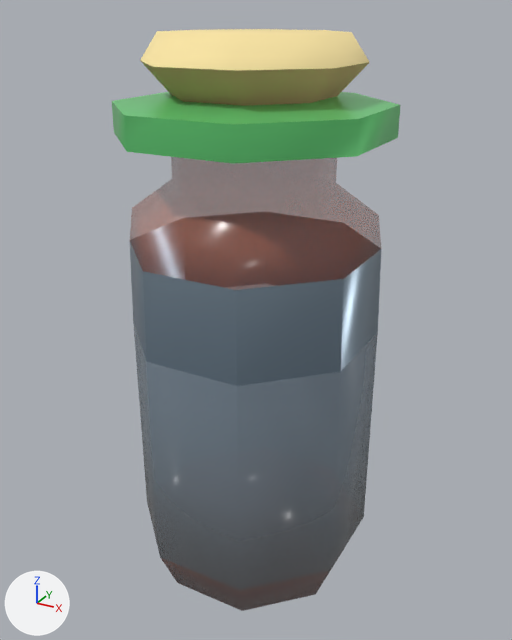
An edit to the glTF model asset-studio/catalogs/items/potions/potion_small_lime/potion_small_lime.glb, drawn before and after from the same camera.
The view is the same before and after, from a 50 mm lens placed at (0.294, -0.529, 0.557), pointed at (-0.002, 0.008, 0.288). Arrows for +X, +Y and +Z are at lower left; the lights stay in place. The picture after the commit comes second. Vertices at exactly the same position are counted once.

Names of what the first picture shows: 'Item'.
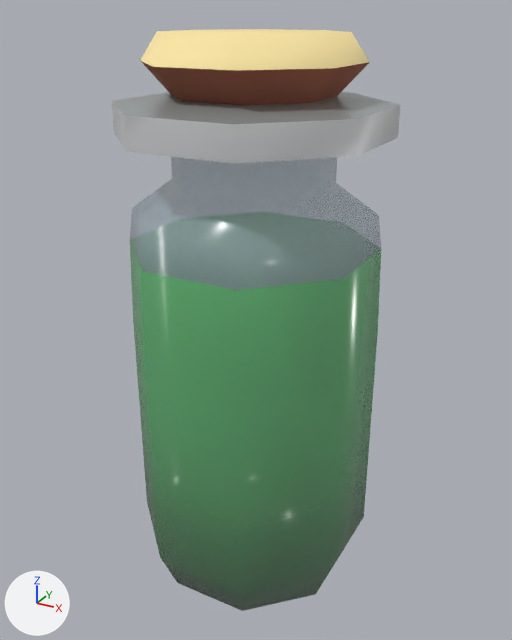
Location of each change, [x1, y1, x2, y2] in pixels of the pictures (512 x 640 px):
'Item', surface changed
    both: [112, 60, 400, 605]
part 1 of me_potion_small_lime, surface changed
    both: [112, 60, 400, 605]
part 2 of me_potion_small_lime, recoloured
    both: [130, 212, 381, 386]

The change, as a diff of the scene's bpy script:
```diff
--- a/asset-studio/catalogs/items/potions/potion_small_lime/potion_small_lime.glb.py
+++ b/asset-studio/catalogs/items/potions/potion_small_lime/potion_small_lime.glb.py
@@ mat_potion_small_lime_1 @@
 n0 = _N.new('ShaderNodeBsdfPrincipled'); n0.name = 'Principled BSDF'
-n0.inputs[1].default_value = 0.5  # 'Metallic'
-n0.inputs[2].default_value = 0.3  # 'Roughness'
+n0.inputs[2].default_value = 0.2  # 'Roughness'
 n1 = _N.new('ShaderNodeOutputMaterial'); n1.name = 'Material Output'
+n3 = _N.new('ShaderNodeMath'); n3.name = 'Math'
+n3.operation = 'MULTIPLY'
+n3.inputs[1].default_value = 0.38  # 'Value'
 n2 = _N.new('ShaderNodeTexImage'); n2.name = 'Image Texture'
@@ mat_potion_small_lime_1 @@
 _L.new(n2.outputs[0], n0.inputs[0])  # 'Color' to 'Base Color'
+_L.new(n3.outputs[0], n0.inputs[4])  # 'Value' to 'Alpha'
+_L.new(n2.outputs[1], n3.inputs[0])  # 'Alpha' to 'Value'
@@ mat_potion_small_lime_2 @@
 n0 = _N.new('ShaderNodeBsdfPrincipled'); n0.name = 'Principled BSDF'
-n0.inputs[2].default_value = 0.2  # 'Roughness'
+n0.inputs[1].default_value = 0.5  # 'Metallic'
+n0.inputs[2].default_value = 0.3  # 'Roughness'
 n1 = _N.new('ShaderNodeOutputMaterial'); n1.name = 'Material Output'
-n2 = _N.new('ShaderNodeMath'); n2.name = 'Math'
-n2.operation = 'MULTIPLY'
-n2.inputs[1].default_value = 0.38  # 'Value'
 n3 = _N.new('ShaderNodeTexImage'); n3.name = 'Image Texture'
@@ mat_potion_small_lime_2 @@
 _L.new(n0.outputs[0], n1.inputs[0])  # 'BSDF' to 'Surface'
-_L.new(n2.outputs[0], n0.inputs[4])  # 'Value' to 'Alpha'
 _L.new(n3.outputs[0], n0.inputs[0])  # 'Color' to 'Base Color'
-_L.new(n3.outputs[1], n2.inputs[0])  # 'Alpha' to 'Value'
@@ me_potion_small_lime @@
 me_potion_small_lime.from_pydata(...)  # 114 vertices, 224 faces; spans x -0.11..0.11, y -0.11..0.11, z 0.0..0.54
 # used by ob_item; location = (0.0, 0.0, 0.0)
+# me_potion_small_lime part 1: 224 kept faces spanning x -0.11..0.11, y -0.11..0.11, z 0.0..0.54 get new texture (UV) coordinates
+# me_potion_small_lime part 2: 16 faces spanning x -0.106..0.106, y -0.106..0.106, z 0.285..0.365 switch from mat_potion_small_lime_1 (picture img_surface_palette) to mat_potion_small_lime_0
 me_potion_small_lime.materials.append(mat_potion_small_lime_2)
```
